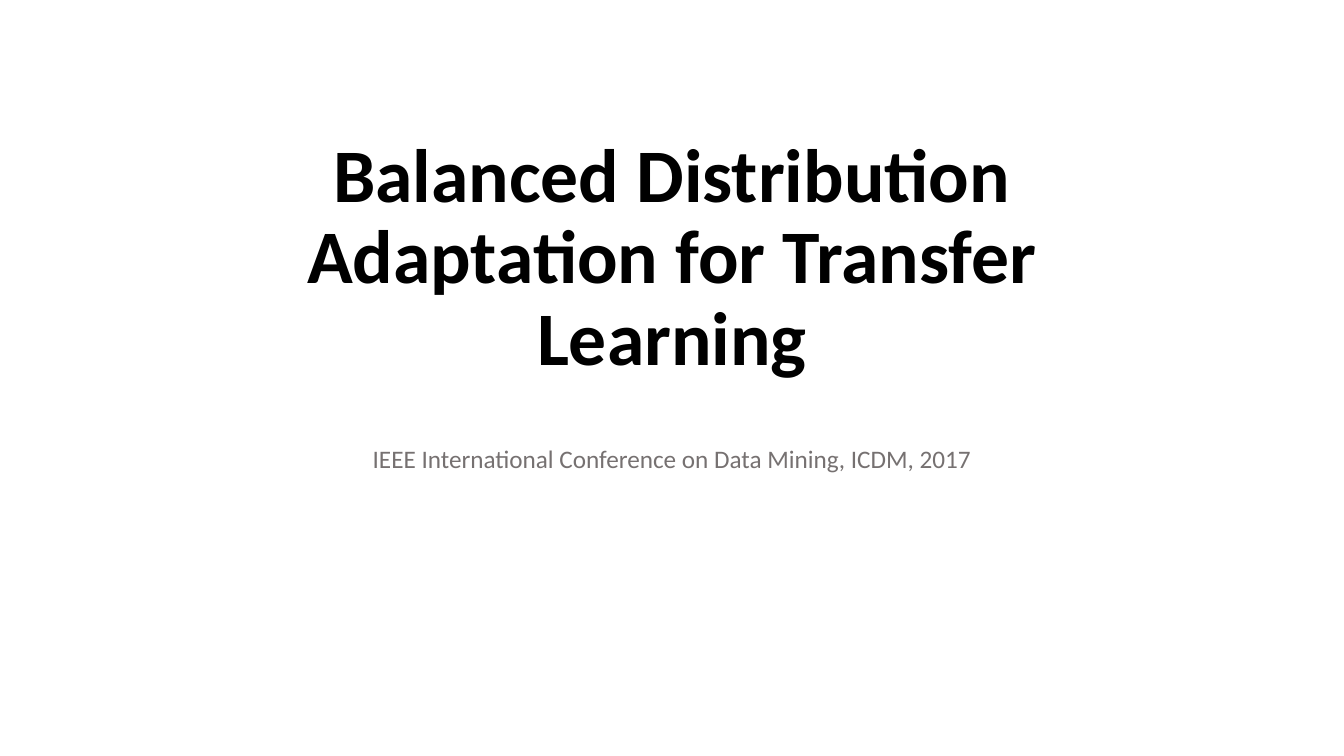
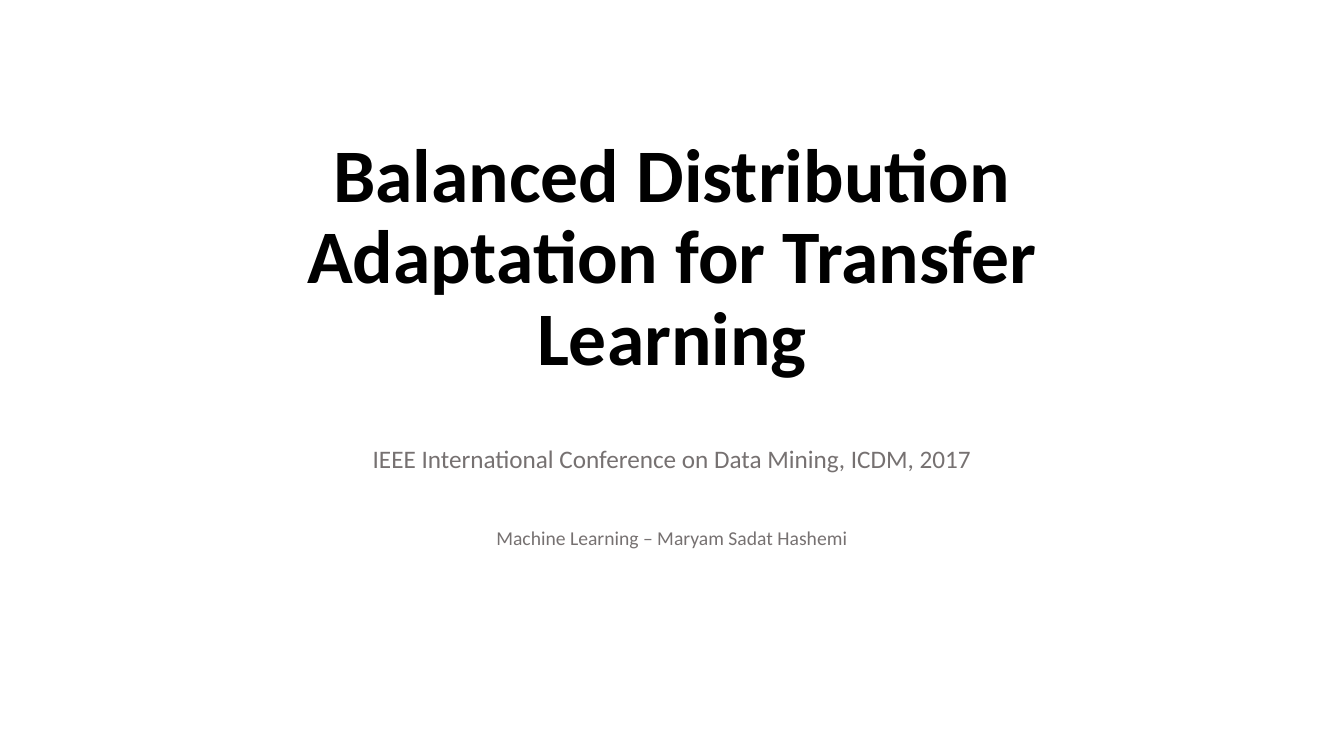
Before and after one commit to maryamhashemi/Transfer-Learning, a slide deck: slide 1 of phase3/Presentation/present.pptx. Drawn at 1344x756 pixels with LibreOffice and Linux fonts; fonts in the diff are those of the drawing. Boxes give left, top, right and bottom in pixels: in the first picture for what was removed or moved away, otherwise in the second. Text is boxed around its words. In the diff, an @@ line names an element or a change of style, - is before the commit and + after.

Commit message:
update presentation.

```diff
--- a/phase3/Presentation/present.pptx
+++ b/phase3/Presentation/present.pptx
@@ subtitle at box(496, 531, 847, 549): paragraph added @@
+Machine Learning – Maryam Sadat Hashemi
```
Also in this commit, not shown: 22 other slides changed, 8 slides added, 9 slides removed, 16 other files.
